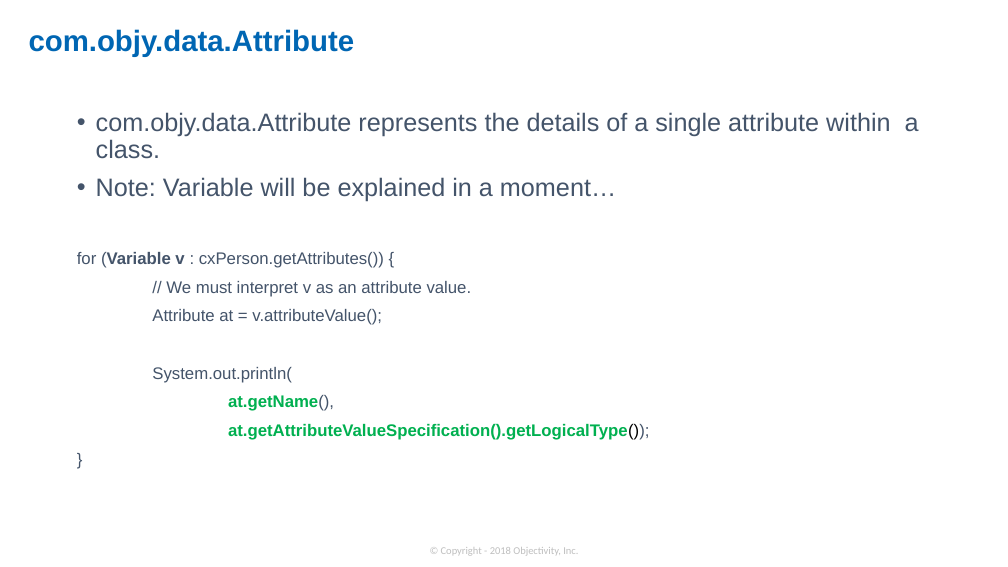
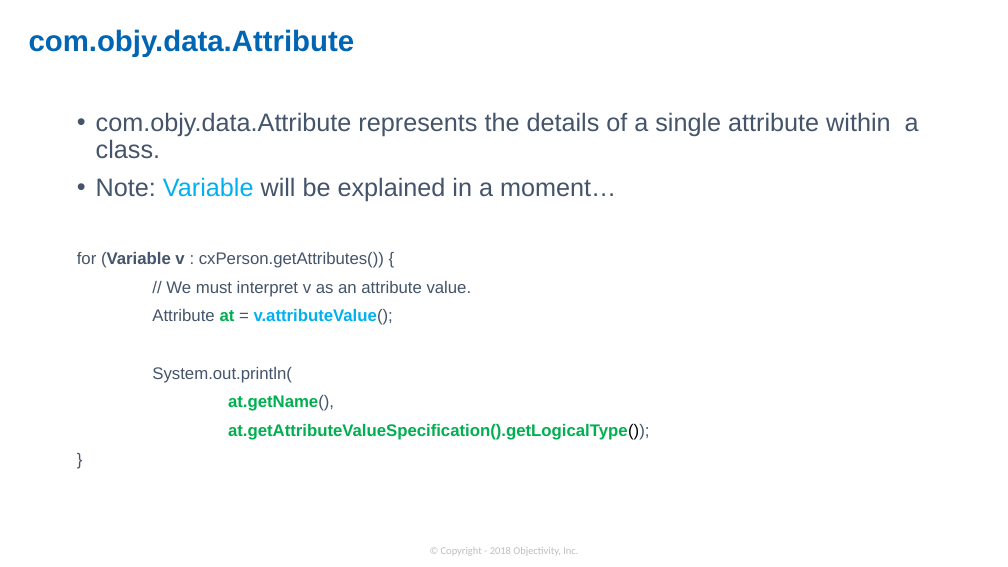
Before and after one commit to objectivity/JavaULBTraining, a slide deck: slide 12 of docs/Support Slides.pptx. Drawn at 1008x567 pixels with LibreOffice and Linux fonts; fonts in the diff are those of the drawing; background and template pictures are left out. Boxes give left, top, right and bottom in pixels: in the first picture for what was removed or moved away, otherwise in the second. Text is boxed around its words. In the diff, an @@ line names an element or a change of style, - is before the commit and + after.

```diff
--- a/docs/Support Slides.pptx
+++ b/docs/Support Slides.pptx
@@ text at (96,177,616,325): text colour #44546A to #00B0F0 in "Variable", "v.attributeValue();"; text colour #44546A to #00B050 in "at"; bold on in "at v.attributeValue();" @@
```
Also in this commit, not shown: 2 other slides changed, 24 other files.
